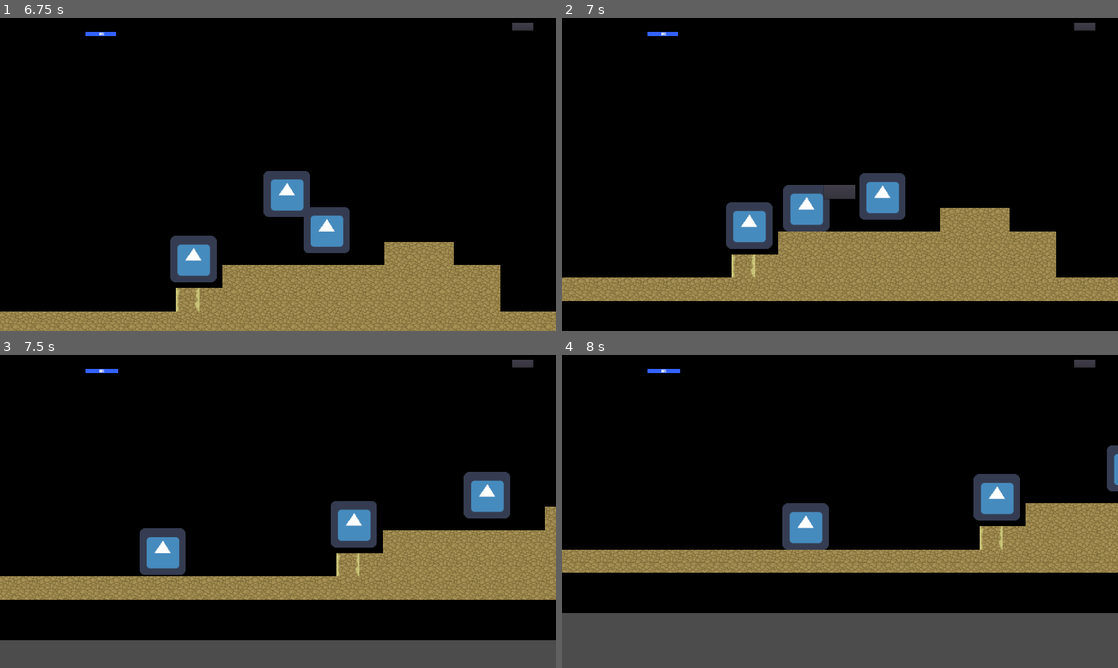
Above: before the commit, frames 1-4 (two rows, left to right).
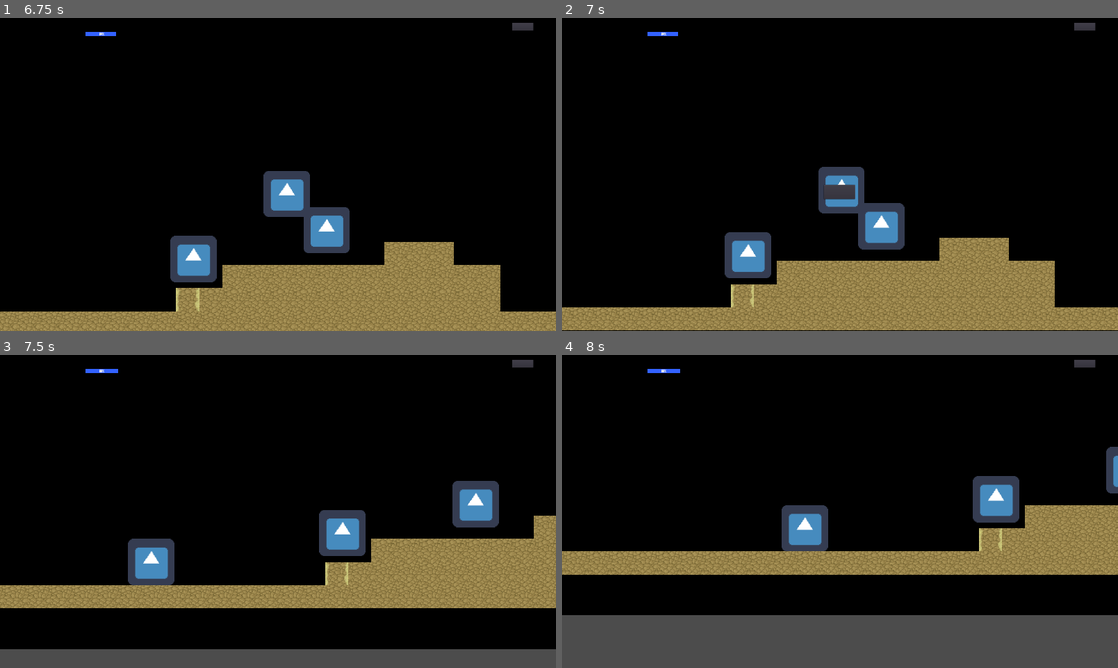
Above: after the commit, the same moments.

Repository: Kreateer/game-off-2020
Game: Godot game, scene res://scenes/Main.tscn
Two runs of this game, one before a commit and one after it. Both use one fixed random seed, a clock stepped at 60 frames per second and the inputs below. The engine's default icon, where the game draws it, is replaced by a stand-in: a white triangle on a blue panel in a dark square.
Inputs:
- Up to frame 1 (6.75 s): click "Start" at 0.5 s; click "Pause" at 1.25 s; click "Resume" at 2 s; tap Enter at 2.75 s; hold W (jump) 2.78-3.53 s; hold D (right) 2.78-4.28 s; tap W (jump) at 3.6, 3.77, 4.07, 5.1, 5.27, 5.57, 6.6 s; hold A (left) 4.28-5.03 s; hold W (jump) 4.28-5.03 s; hold D (right) 5.03-6.53 s; hold W (jump) 5.78-6.53 s; hold A (left) from 6.53 s (still down)
- Up to frame 2 (7 s): keep holding A (left); tap W (jump) at 6.77 s
- Up to frame 3 (7.5 s): tap W (jump) at 7.07 s; release A (left) at 7.25 s; click "Retry" at 7.25 s
- Up to frame 4 (8 s): no input

Frame 1 is identical in both runs. In frame 2, 24% of the frame differs, in the area x 0-100%, y 47-100%; in frame 3, 16%; in frame 4, 5.9%.

Commit message:
Freeze input on death

Diff:
--- a/scripts/Player.gd
+++ b/scripts/Player.gd
@@ -70,16 +70,20 @@
 	pass
 
 func _physics_process(delta):
-	get_input()
-	velocity.y += gravity * delta
-	if jumping and is_on_floor():
-		jumping = false
+	if alive:
+		get_input()
+		velocity.y += gravity * delta
+		if jumping and is_on_floor():
+			jumping = false
+	else:
+		velocity = Vector2(0, 0)
 	velocity = move_and_slide(velocity, Vector2(0, -1))
 
 # Called every frame. 'delta' is the elapsed time since the previous frame.
 func _process(delta):
-	position += velocity * delta
-	position.x = clamp(position.x, edge_lvl_l, screen_size.x - edge_lvl_r)
+	if alive:
+		position += velocity * delta
+		position.x = clamp(position.x, edge_lvl_l, screen_size.x - edge_lvl_r)
 
 #func _on_Player_body_entered(body):
 #	emit_signal("hit")
